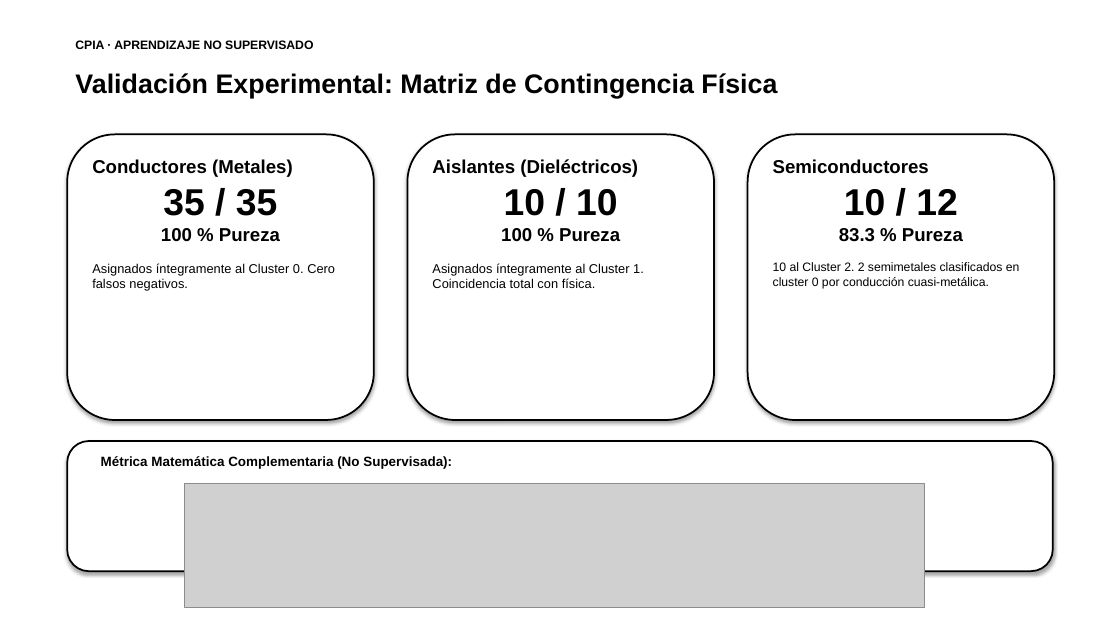
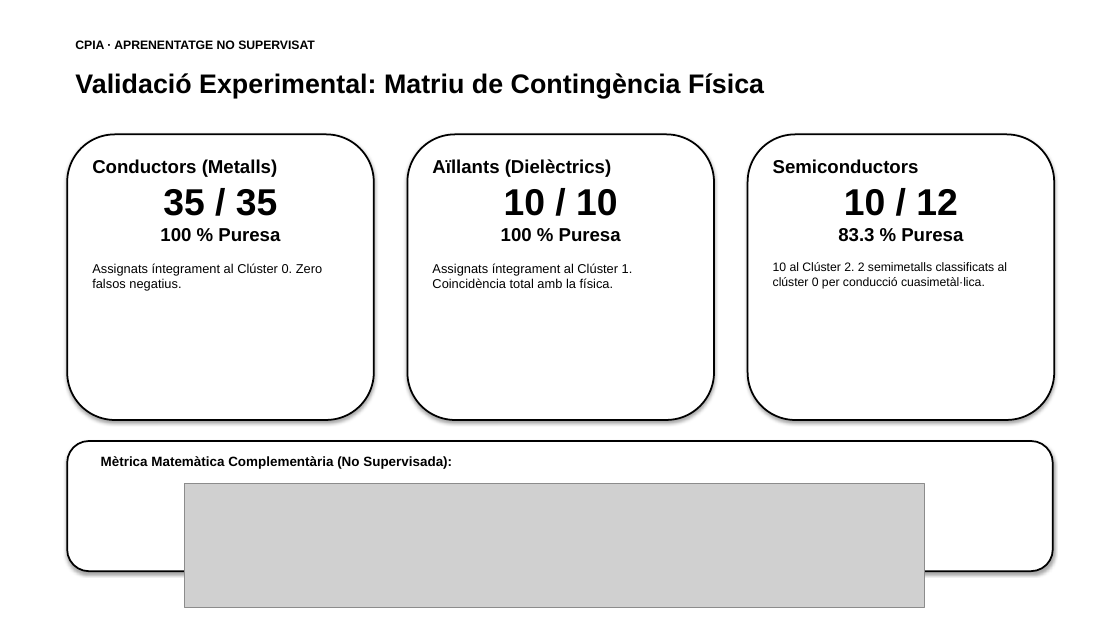
Before and after one commit to ArnauMontull/CPIA-Expo, a slide deck: slide 7 of presentacion/presentacion_materiales_uriel.pptx. Drawn at 1120x630 pixels with LibreOffice and Linux fonts; fonts in the diff are those of the drawing; grey boxes stand for pictures. Boxes give left, top, right and bottom in pixels: in the first picture for what was removed or moved away, otherwise in the second. Text is boxed around its words. In the diff, an @@ line names an element or a change of style, - is before the commit and + after.

```diff
--- a/presentacion/presentacion_materiales_uriel.pptx
+++ b/presentacion/presentacion_materiales_uriel.pptx
@@ text at [75, 40, 315, 49]: text changed @@
-CPIA · APRENDIZAJE NO SUPERVISADO
+CPIA · APRENENTATGE NO SUPERVISAT
@@ text at [75, 73, 764, 99]: text changed @@
-Validación Experimental: Matriz de Contingencia Física
+Validació Experimental: Matriu de Contingència Física
@@ text at [92, 159, 277, 177]: text changed @@
-Conductores (Metales)
+Conductors (Metalls)
@@ text at [432, 159, 611, 177]: text changed @@
-Aislantes (Dieléctricos)
+Aïllants (Dielèctrics)
@@ text at [773, 159, 929, 174]: text changed @@
-Semiconductores
+Semiconductors
@@ text at [92, 228, 322, 291]: text changed @@
-100 % Pureza
-Asignados íntegramente al Cluster 0. Cero falsos negativos.
+100 % Puresa
+Assignats íntegrament al Clúster 0. Zero falsos negatius.
@@ text at [432, 228, 633, 288]: text changed @@
-100 % Pureza
-Asignados íntegramente al Cluster 1. Coincidencia total con física.
+100 % Puresa
+Assignats íntegrament al Clúster 1. Coincidència total amb la física.
@@ text at [773, 228, 1007, 289]: text changed @@
-83.3 % Pureza
-10 al Cluster 2. 2 semimetales clasificados en cluster 0 por conducción cuasi-metálica.
+83.3 % Puresa
+10 al Clúster 2. 2 semimetalls classificats al clúster 0 per conducció cuasimetàl·lica.
@@ text at [101, 456, 452, 469]: text changed @@
-Métrica Matemática Complementaria (No Supervisada):
+Mètrica Matemàtica Complementària (No Supervisada):
```
Also in this commit, not shown: 6 other slides changed, 1 slide added, 1 slide removed, 13 other files.
